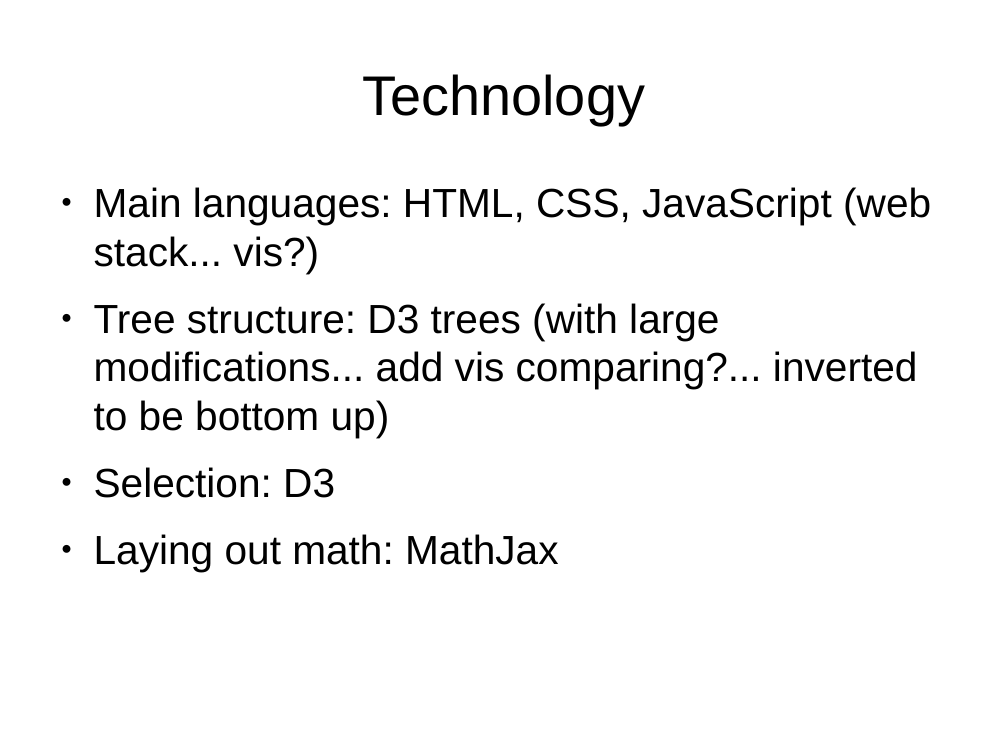
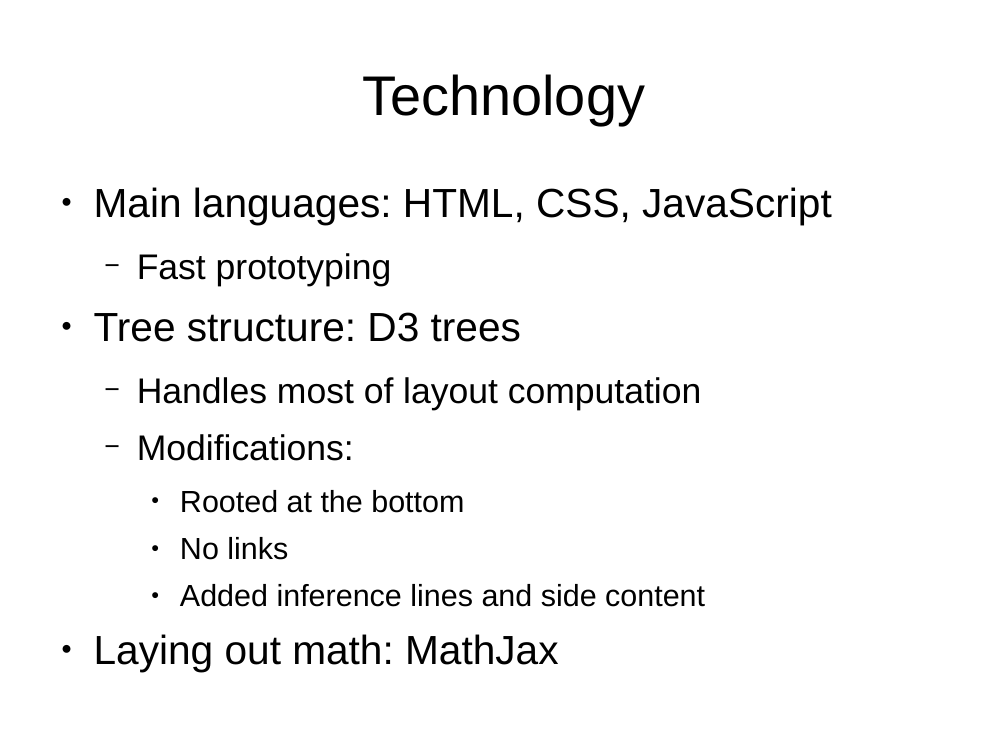
Before and after one commit to seachel/Treehehe, a slide deck: slide 6 of Presentation/VA_presentation.odp. Drawn at 1008x756 pixels with LibreOffice and Linux fonts; fonts in the diff are those of the drawing. Boxes give left, top, right and bottom in pixels: in the first picture for what was removed or moved away, otherwise in the second. Text is boxed around its words. In the diff, an @@ line names an element or a change of style, - is before the commit and + after.

Commit message:
Work on presentation: "Technology"

```diff
--- a/Presentation/VA_presentation.odp
+++ b/Presentation/VA_presentation.odp
@@ text at bbox=[94, 187, 832, 607]: text changed; size 32 to 28 pt @@
-● Main languages: HTML, CSS, JavaScript (web stack... vis?)
-● Tree structure: D3 trees (with large modifications... add vis comparing?... inverted to be bottom up)
-● Selection: D3
+● Main languages: HTML, CSS, JavaScript
+  − Fast prototyping
+● Tree structure: D3 trees
+  − Handles most of layout computation
+  − Modifications:
+    ● Rooted at the bottom
+    ● No links
+    ● Added inference lines and side content
```
